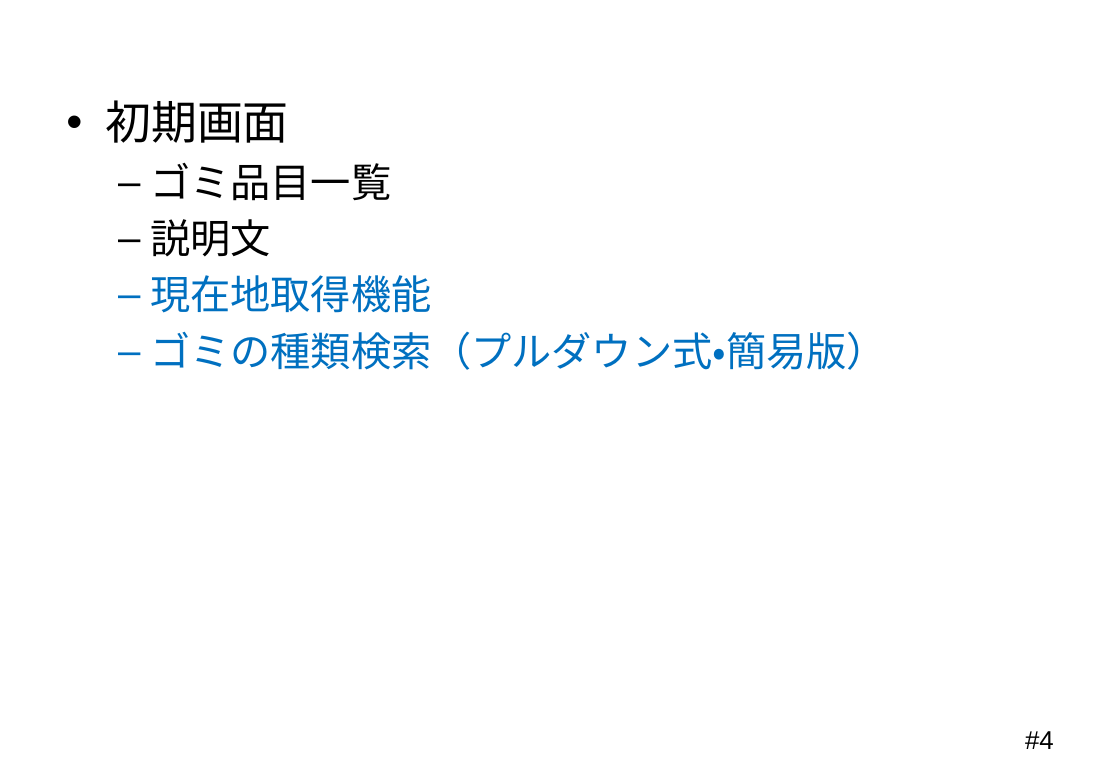
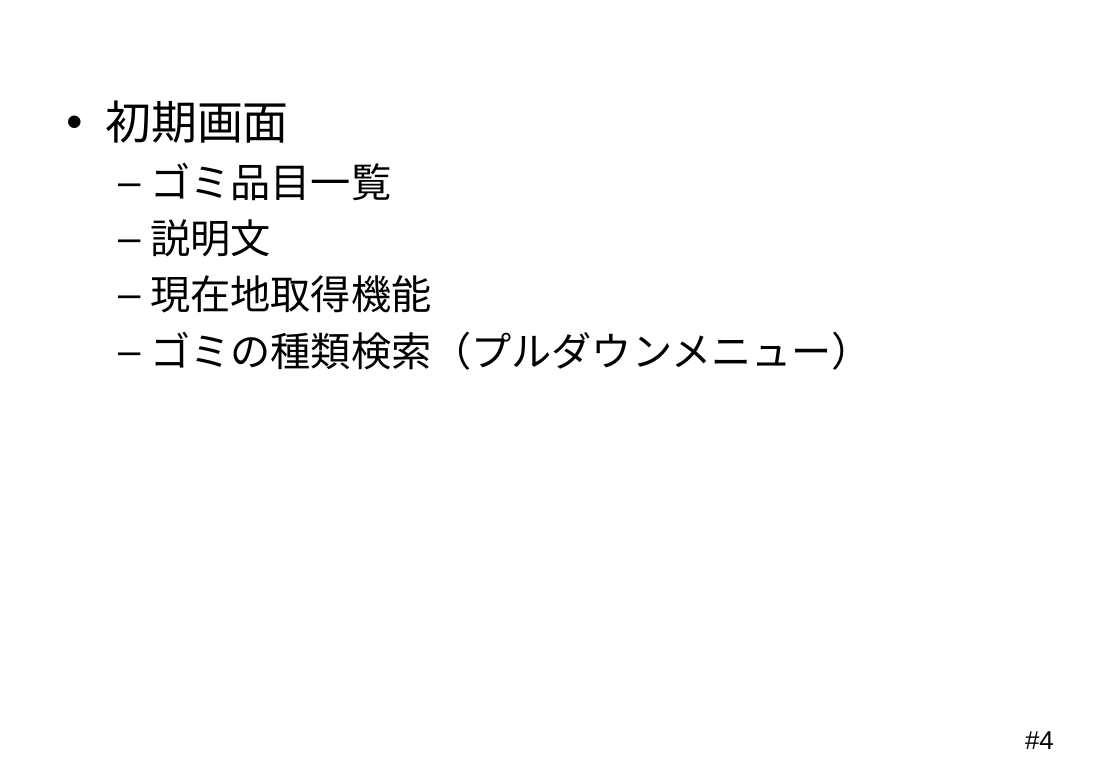
Before and after one commit to Mocchy2/graduation-thesis, a slide deck: slide 4 of 卒業論文 発表用スライド.pptx. Drawn at 1120x775 pixels with LibreOffice and Linux fonts; fonts in the diff are those of the drawing; background and template pictures are left out. Boxes give left, top, right and bottom in pixels: in the first picture for what was removed or moved away, otherwise in the second. Text is boxed around its words. In the diff, an @@ line names an element or a change of style, - is before the commit and + after.

```diff
--- a/卒業論文 発表用スライド.pptx
+++ b/卒業論文 発表用スライド.pptx
@@ text at [150, 275, 431, 313]: text colour #0070C0 to #000000 in "現在地取得機能" @@
@@ text at [150, 332, 872, 370]: text changed; text colour #0070C0 to #000000 @@
-  – ゴミの種類検索（プルダウン式・簡易版）
+  – ゴミの種類検索（プルダウンメニュー）
```
Also in this commit, not shown: 1 other slide changed.
